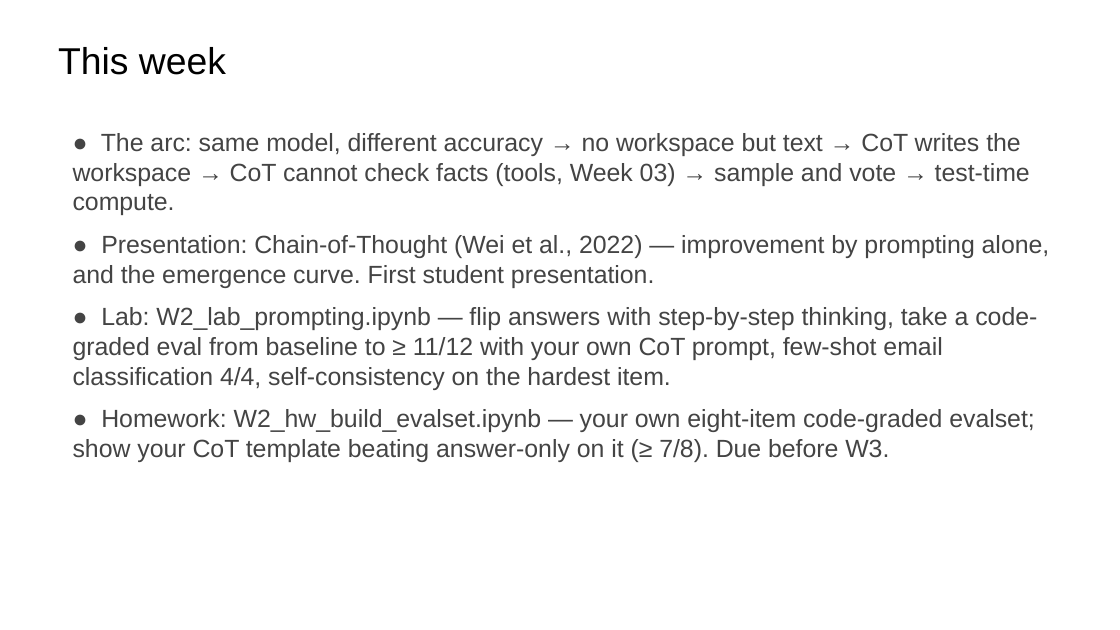
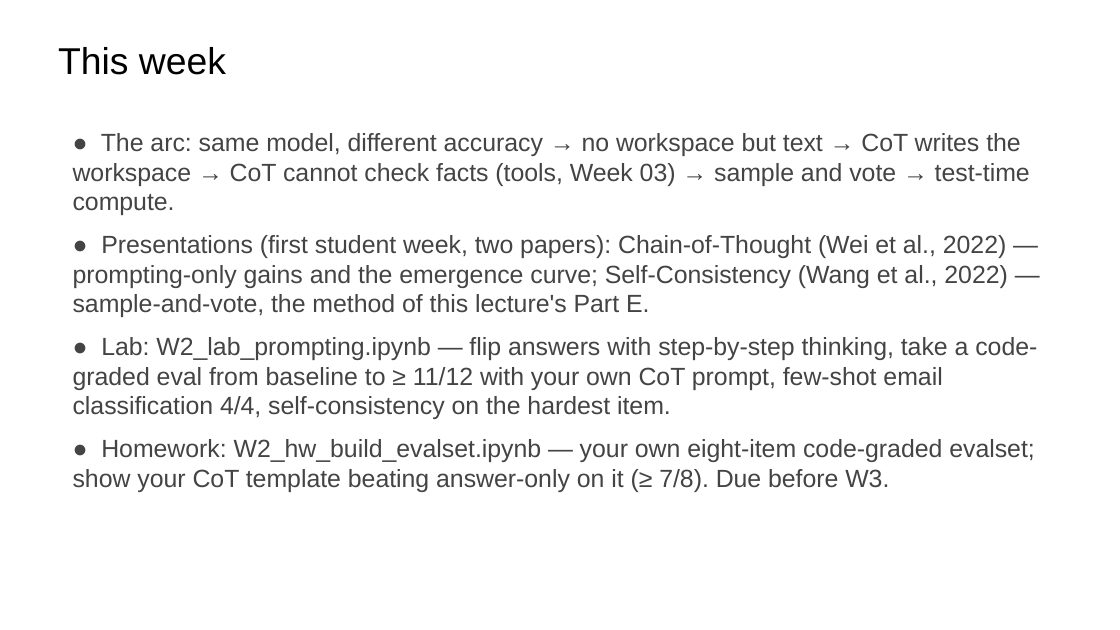
Before and after one commit to ralbu85/stml_2026, a slide deck: slide 30 of lectures/week02/slides-draft-w2.pptx. Drawn at 1120x630 pixels with LibreOffice and Linux fonts; fonts in the diff are those of the drawing. Boxes give left, top, right and bottom in pixels: in the first picture for what was removed or moved away, otherwise in the second. Text is boxed around its words. In the diff, an @@ line names an element or a change of style, - is before the commit and + after.

```diff
--- a/lectures/week02/slides-draft-w2.pptx
+++ b/lectures/week02/slides-draft-w2.pptx
@@ text at [73,235,1008,317]: text changed @@
-● Presentation: Chain-of-Thought (Wei et al., 2022) — improvement by prompting alone, and the emergence curve. First student presentation.
+● Presentations (first student week, two papers): Chain-of-Thought (Wei et al., 2022) — prompting-only gains and the emergence curve; Self-Consistency (Wang et al., 2022) — sample-and-vote, the method of this lecture's Part E.
```
Also in this commit, not shown: 5 other files.
